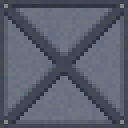
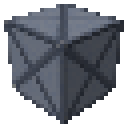
Layered file, before and after one edit (128 x 128). Changes by layer:
added layer "Odwzorowanie na prostopadłościan" above "Tło" over [4, 4, 124, 124]
hid "Tło" over [0, 0, 128, 128]
